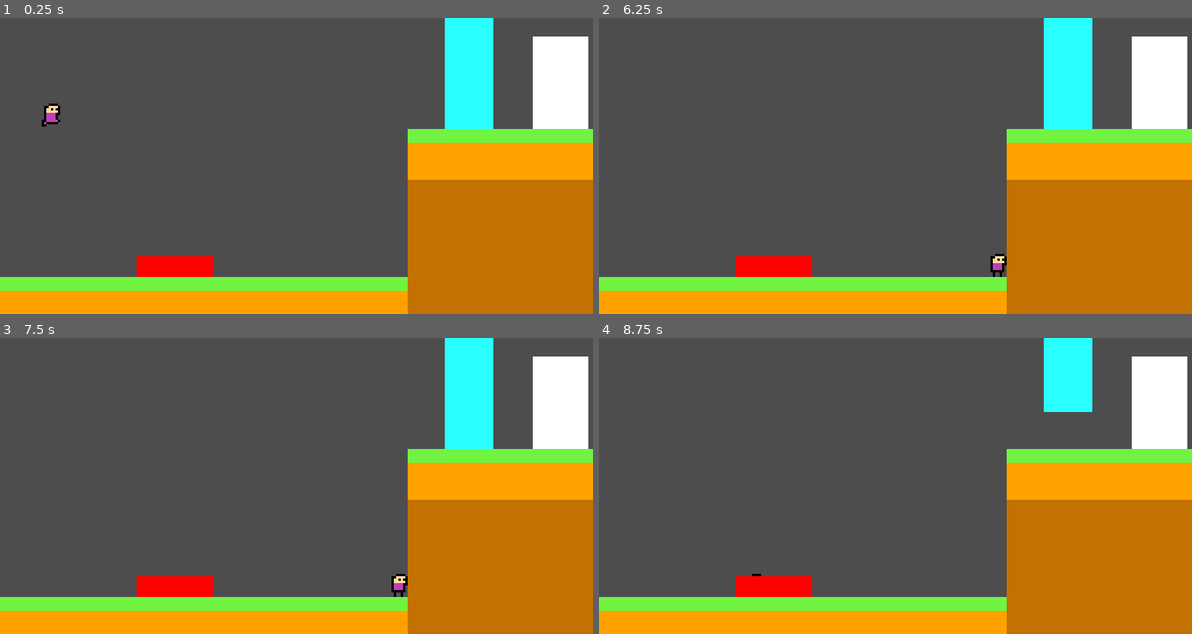
Above: before the commit, frames 1-4 (two rows, left to right).
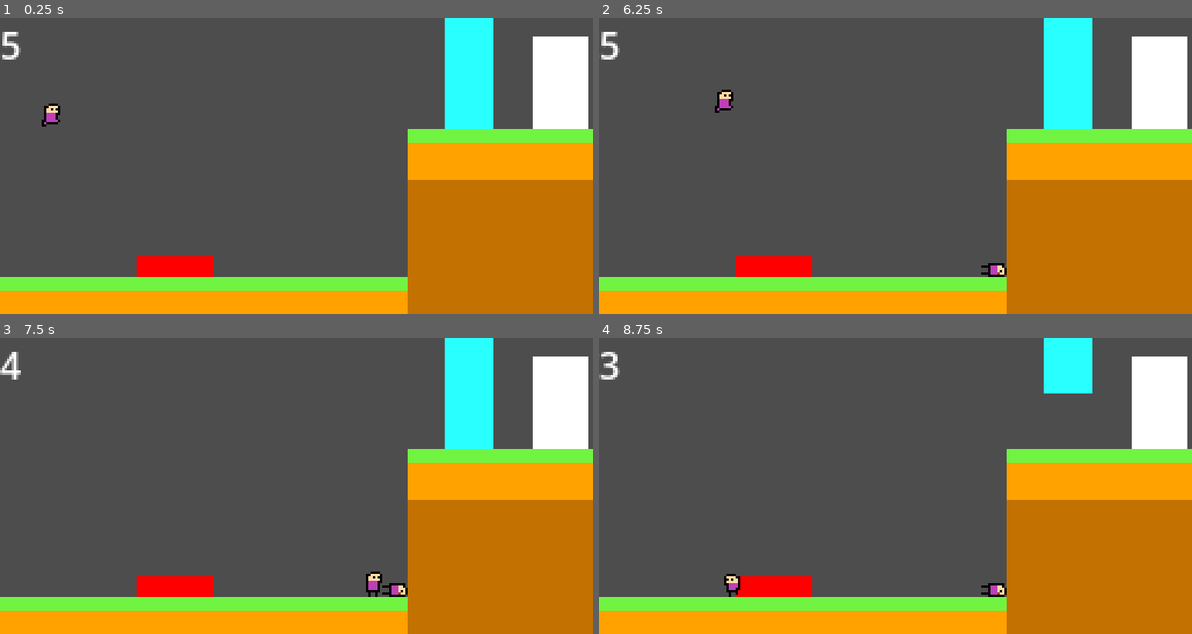
Above: after the commit, the same moments.

Repository: KeichiTS/Go-Godot-Jam-4
Game: Godot game, scene res://scenes/Levels/Level_4.tscn
Two runs of this game, one before a commit and one after it. Both use one fixed random seed, a clock stepped at 60 frames per second and the inputs below. This scene is started directly instead of the project's main scene.
Inputs:
- Up to frame 1 (0.25 s): no input
- Up to frame 2 (6.25 s): hold Right (ui_right) 0.53-2.03 s; tap E (carrying) every 0.75 s from 0.6 to 5.85 s; hold Left (ui_left) 2.03-4.28 s; tap Enter at 4.25 s; hold Right (ui_right) from 4.28 s (still down)
- Up to frame 3 (7.5 s): keep holding Right (ui_right); tap E (carrying) at 6.6, 7.35 s
- Up to frame 4 (8.75 s): release Right (ui_right) at 8.03 s; hold Left (ui_left) from 8.03 s (still down); tap E (carrying) at 8.1 s

The runs differ from the first frame. In frame 1, 0.2% of the frame differs, in the area x 0-4%, y 4-15%; in frame 2, 0.6%; in frame 3, 0.6%; in frame 4, 1.0%, in the area x 0-84%, y 4-88%.

Commit message:
dead_mechanics

Diff:
--- a/scenes/player.tscn
+++ b/scenes/player.tscn
@@ -189,5 +189,16 @@
 position = Vector2(-1, 2)
 shape = SubResource("RectangleShape2D_3ftuh")
 
+[node name="dead_timer" type="Timer" parent="."]
+autostart = true
+
+[node name="canvas" type="CanvasLayer" parent="."]
+
+[node name="countdown" type="Label" parent="canvas"]
+offset_right = 10.0
+offset_bottom = 26.0
+text = "5"
+
 [connection signal="body_entered" from="item_detector" to="." method="_on_item_detector_body_entered"]
 [connection signal="body_exited" from="item_detector" to="." method="_on_item_detector_body_exited"]
+[connection signal="timeout" from="dead_timer" to="." method="_on_dead_timer_timeout"]
--- a/scripts/Player.gd
+++ b/scripts/Player.gd
@@ -19,6 +19,8 @@
 
 var dead_body = preload('res://scenes/dead_body.tscn')
 var object = preload('res://scenes/carrying_object.tscn')
+
+var time = 5
 
 func _ready():
 	$anim.play("idle")
@@ -119,6 +121,13 @@
 		can_hold = false
 		body.can_hold = false
 
+func _on_dead_timer_timeout():
+	if time == 0:
+		status = dead
+	else:
+		time -= 1
+		$canvas/countdown.text = str(time)
+
 ###################################################
 #     ~ It ain't much, but it's honest work ~     #
 ###################################################
